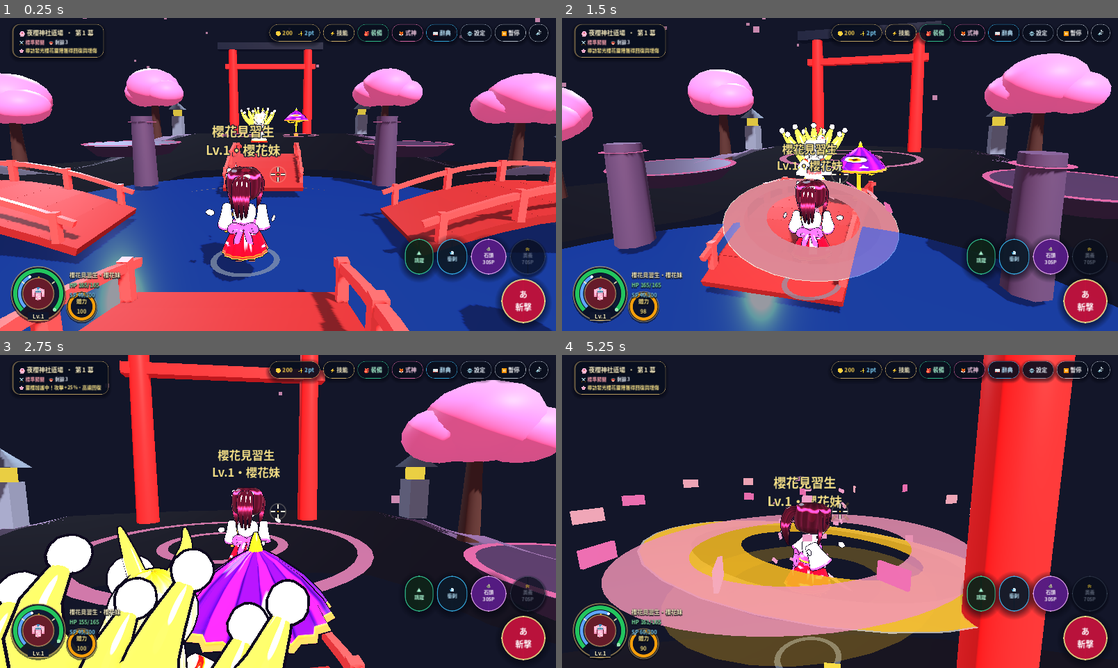
Above: before the commit, frames 1-4 (two rows, left to right).
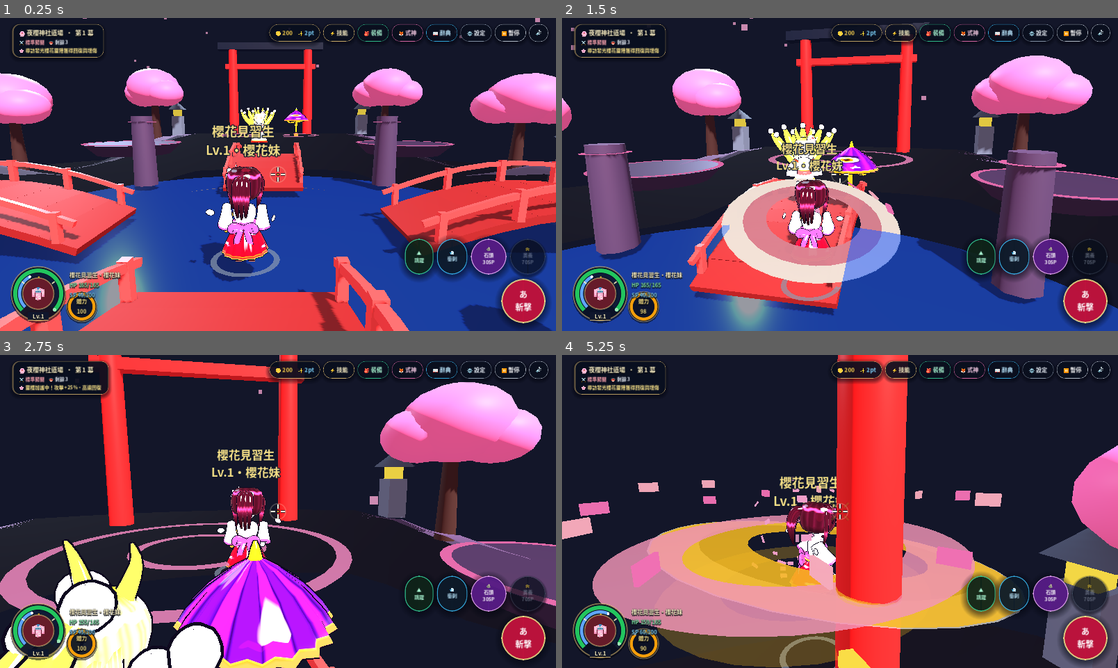
Above: after the commit, the same moments.

Repository: chensc1129/kotodama-3d-rpg
Game: Godot game, scene res://scenes/game.tscn
Same seed, same stepped clock (60 frames per second), same inputs: the game is played once before the commit and once after it. This scene is started directly instead of the project's main scene.
Inputs (mouse positions are in pixels of both pictures, inside the frame that each line leads up to):
- Up to frame 1 (0.25 s): no input
- Up to frame 2 (1.5 s): tap Enter at 0.5 s; move the mouse to (867, 174) at 0.52 s; hold J (attack) 0.53-1.28 s; hold W (move_up) from 0.53 s (still down); click (867, 174) at 0.67 s; tap Space (jump) at 0.77 s; move the mouse to (812, 174) at 1.27 s; tap Shift (sprint) at 1.35 s; click (812, 174) at 1.42 s
- Up to frame 3 (2.75 s): keep holding W (move_up); tap Space (jump) at 1.52 s; move the mouse to (289, 505) at 2.02 s; tap P at 2.1 s; click (289, 505) at 2.17 s
- Up to frame 4 (5.25 s): keep holding W (move_up); move the mouse to (834, 517) at 2.77 s; tap J (attack) at 2.85 s; click (834, 517) at 2.92 s; tap Space (jump) at 3.02, 3.77, 4.52 s; move the mouse to (878, 514) at 3.52 s; hold Shift (sprint) 3.53-4.28 s; click (878, 514) at 3.67 s; move the mouse to (795, 508) at 4.27 s; tap P at 4.35 s; click (795, 508) at 4.42 s; move the mouse to (845, 511) at 5.02 s; hold J (attack) from 5.03 s (still down); click (845, 511) at 5.17 s

The runs differ from the first frame. In frame 2, 23% of the frame differs, in the area x 0-100%, y 0-100%; in frame 3, 37%; in frame 4, 38%.

Commit message:
Fix mobile ChantOverlay vertical text collapse & landscape layout, and smooth touch orbital camera rotation

Diff:
--- a/scripts/ui/chant_overlay.gd
+++ b/scripts/ui/chant_overlay.gd
@@ -1,7 +1,7 @@
 class_name ChantOverlay
 extends Control
 ## Bullet-time Japanese vocabulary chant overlay with dramatic shrine-seal open animation,
-## word-colored elemental card border, VFX effect pill, and tactile 4-choice kana tiles.
+## word-colored elemental card border, full-width VFX effect pill, and landscape-optimized mobile 2-column layout.
 
 signal chant_completed(is_success: bool, is_typed_perfect: bool)
 signal chant_cancelled
@@ -40,17 +40,26 @@
 	_backdrop.set_anchors_and_offsets_preset(Control.PRESET_FULL_RECT)
 	add_child(_backdrop)
 
+	var outer_margin := MarginContainer.new()
+	outer_margin.set_anchors_and_offsets_preset(Control.PRESET_FULL_RECT)
+	outer_margin.add_theme_constant_override("margin_left", 24 if is_mob else 20)
+	outer_margin.add_theme_constant_override("margin_right", 24 if is_mob else 20)
+	outer_margin.add_theme_constant_override("margin_top", 16 if is_mob else 20)
+	outer_margin.add_theme_constant_override("margin_bottom", 16 if is_mob else 20)
+	add_child(outer_margin)
+
 	var center := CenterContainer.new()
-	center.set_anchors_and_offsets_preset(Control.PRESET_FULL_RECT)
-	add_child(center)
+	center.size_flags_horizontal = Control.SIZE_EXPAND_FILL
+	center.size_flags_vertical = Control.SIZE_EXPAND_FILL
+	outer_margin.add_child(center)
 
 	_panel = PanelContainer.new()
-	_panel.custom_minimum_size = Vector2(780 if is_mob else 600, 540 if is_mob else 460)
-	_panel.add_theme_stylebox_override("panel", UiStyle.make_shrine_modal("#080d1c", "#e8c474", 24, 30, 22))
+	_panel.custom_minimum_size = Vector2(960 if is_mob else 600, 0)
+	_panel.add_theme_stylebox_override("panel", UiStyle.make_shrine_modal("#080d1c", "#e8c474", 22, 24 if is_mob else 28, 18 if is_mob else 22))
 	center.add_child(_panel)
 
 	var vbox := VBoxContainer.new()
-	vbox.add_theme_constant_override("separation", 13 if is_mob else 11)
+	vbox.add_theme_constant_override("separation", 10 if is_mob else 11)
 	_panel.add_child(vbox)
 
 	# Top row: skill badge + countdown
@@ -72,114 +81,141 @@
 	var timer_pill := PanelContainer.new()
 	timer_pill.add_theme_stylebox_override("panel", UiStyle.make_pill("#271022", 0.92, "#fb7185", 0.55, 14, 5))
 	_timer_label = Label.new()
-	_timer_label.add_theme_font_size_override("font_size", 19 if is_mob else 14)
+	_timer_label.add_theme_font_size_override("font_size", 18 if is_mob else 14)
 	_timer_label.add_theme_color_override("font_color", Color.html("#fecdd3"))
 	timer_pill.add_child(_timer_label)
 	top_row.add_child(timer_pill)
 
 	# Countdown bar
 	_timer_bar = ProgressBar.new()
-	_timer_bar.custom_minimum_size = Vector2(0, 12 if is_mob else 9)
+	_timer_bar.custom_minimum_size = Vector2(0, 10 if is_mob else 9)
 	_timer_bar.max_value = 100.0
 	_timer_bar.value = 100.0
 	UiStyle.apply_bar(_timer_bar, "#f59e0b", "#0d152b", 5, "#fde68a", 0.40)
 	vbox.add_child(_timer_bar)
 
-	# Japanese Word Showcase Card (dynamically themed by word element color!)
+	# Body container: 2-Column Landscape layout on Mobile (fits easily in 720p!), stacked on Desktop
+	var body_container: BoxContainer = HBoxContainer.new() if is_mob else VBoxContainer.new()
+	body_container.add_theme_constant_override("separation", 18 if is_mob else 11)
+	vbox.add_child(body_container)
+
+	# === WORD SHOWCASE CARD ===
 	_word_card = PanelContainer.new()
-	_word_card.add_theme_stylebox_override("panel", UiStyle.make_accent_card("#0c1429", "#e8c474", true, 18, 22, 16))
-	vbox.add_child(_word_card)
+	_word_card.size_flags_horizontal = Control.SIZE_EXPAND_FILL
+	if is_mob:
+		_word_card.size_flags_stretch_ratio = 0.92
+		_word_card.size_flags_vertical = Control.SIZE_EXPAND_FILL
+	_word_card.add_theme_stylebox_override("panel", UiStyle.make_accent_card("#0c1429", "#e8c474", true, 18, 18, 14))
+	body_container.add_child(_word_card)
 
 	var word_box := VBoxContainer.new()
-	word_box.add_theme_constant_override("separation", 6)
+	word_box.alignment = BoxContainer.ALIGNMENT_CENTER
+	word_box.size_flags_horizontal = Control.SIZE_EXPAND_FILL
+	word_box.add_theme_constant_override("separation", 8 if is_mob else 6)
 	_word_card.add_child(word_box)
 
 	var prompt := Label.new()
-	prompt.text = "◆ 完成日文言靈詠唱・解放 3D 秘術特效 ◆"
+	prompt.text = "◆ 完成日文言靈詠唱・解放 3D 特效 ◆"
 	prompt.horizontal_alignment = HORIZONTAL_ALIGNMENT_CENTER
-	prompt.add_theme_font_size_override("font_size", 15 if is_mob else 12)
+	prompt.add_theme_font_size_override("font_size", 14 if is_mob else 12)
 	prompt.add_theme_color_override("font_color", Color.html("#94a3b8"))
 	word_box.add_child(prompt)
 
 	_kanji_label = Label.new()
 	_kanji_label.horizontal_alignment = HORIZONTAL_ALIGNMENT_CENTER
-	_kanji_label.add_theme_font_size_override("font_size", 54 if is_mob else 44)
+	_kanji_label.add_theme_font_size_override("font_size", 52 if is_mob else 44)
 	_kanji_label.add_theme_color_override("font_color", Color.html("#fef3c7"))
 	UiStyle.style_label_shadow(_kanji_label, 0.85, 3)
 	word_box.add_child(_kanji_label)
 
 	_meaning_label = Label.new()
 	_meaning_label.horizontal_alignment = HORIZONTAL_ALIGNMENT_CENTER
-	_meaning_label.add_theme_font_size_override("font_size", 20 if is_mob else 15)
+	_meaning_label.add_theme_font_size_override("font_size", 19 if is_mob else 15)
 	_meaning_label.add_theme_color_override("font_color", Color.html("#7dd3fc"))
 	word_box.add_child(_meaning_label)
 
-	var vfx_center := CenterContainer.new()
-	word_box.add_child(vfx_center)
-
+	# Full-width VFX Effect Pill (NEVER inside a CenterContainer so autowrap stays horizontal!)
 	_vfx_pill = PanelContainer.new()
-	_vfx_pill.add_theme_stylebox_override("panel", UiStyle.make_pill("#091022", 0.90, "#fde68a", 0.45, 16, 6))
+	_vfx_pill.size_flags_horizontal = Control.SIZE_EXPAND_FILL
+	_vfx_pill.add_theme_stylebox_override("panel", UiStyle.make_panel("#091022", 0.92, "#fde68a", 0.55, 14, 1, 14, 8, 4))
 	_vfx_label = Label.new()
+	_vfx_label.size_flags_horizontal = Control.SIZE_EXPAND_FILL
 	_vfx_label.horizontal_alignment = HORIZONTAL_ALIGNMENT_CENTER
 	_vfx_label.autowrap_mode = TextServer.AUTOWRAP_WORD_SMART
 	_vfx_label.add_theme_font_size_override("font_size", 15 if is_mob else 12)
 	_vfx_label.add_theme_color_override("font_color", Color.html("#fde68a"))
 	_vfx_pill.add_child(_vfx_label)
-	vfx_center.add_child(_vfx_pill)
-
-	# Option A: Hiragana Input (1.5x Perfect Crit)
-	var input_lbl := Label.new()
-	input_lbl.text = "✍️ 直接輸入平假名讀音（享 1.5 倍完美詠唱暴擊）："
-	input_lbl.horizontal_alignment = HORIZONTAL_ALIGNMENT_CENTER
-	input_lbl.add_theme_font_size_override("font_size", 16 if is_mob else 13)
-	input_lbl.add_theme_color_override("font_color", Color.html("#fde68a"))
-	vbox.add_child(input_lbl)
-
-	var input_row := HBoxContainer.new()
-	input_row.add_theme_constant_override("separation", 10)
-	vbox.add_child(input_row)
-
-	_input_edit = LineEdit.new()
-	_input_edit.size_flags_horizontal = Control.SIZE_EXPAND_FILL
-	_input_edit.placeholder_text = "輸入平假名，例如：いし"
-	_input_edit.custom_minimum_size = Vector2(0, 56 if is_mob else 44)
-	_input_edit.add_theme_font_size_override("font_size", 21 if is_mob else 15)
-	UiStyle.apply_line_edit(_input_edit, "#e8c474")
-	_input_edit.text_submitted.connect(func(_t: String) -> void: _submit_input())
-	input_row.add_child(_input_edit)
-
-	var cast_btn := Button.new()
-	cast_btn.focus_mode = Control.FOCUS_NONE
-	cast_btn.text = "✨ 詠唱！"
-	cast_btn.custom_minimum_size = Vector2(138 if is_mob else 104, 56 if is_mob else 44)
-	cast_btn.add_theme_font_size_override("font_size", 20 if is_mob else 15)
-	UiStyle.apply_button(cast_btn, "#d97706", "#fde68a", "#ffffff", 14, 2, 1.0)
-	cast_btn.pressed.connect(_submit_input)
-	input_row.add_child(cast_btn)
-
-	# Option B: 4-Choice Quick Buttons
+	word_box.add_child(_vfx_pill)
+
+	# === ACTION COLUMN (Choices + Hiragana Input + Cancel) ===
+	var action_col := VBoxContainer.new()
+	action_col.size_flags_horizontal = Control.SIZE_EXPAND_FILL
+	if is_mob:
+		action_col.size_flags_stretch_ratio = 1.15
+	action_col.alignment = BoxContainer.ALIGNMENT_CENTER
+	action_col.add_theme_constant_override("separation", 10)
+	body_container.add_child(action_col)
+
+	# 4-Choice Quick Buttons (put first on Mobile so thumb taps are instant & prominent!)
 	var choice_lbl := Label.new()
-	choice_lbl.text = "或直接點選正確的平假名讀音（標準威力）："
+	choice_lbl.text = "✨ 點選正確平假名讀音立即發動：" if is_mob else "或直接點選正確的平假名讀音（標準威力）："
 	choice_lbl.horizontal_alignment = HORIZONTAL_ALIGNMENT_CENTER
-	choice_lbl.add_theme_font_size_override("font_size", 15 if is_mob else 12)
-	choice_lbl.add_theme_color_override("font_color", Color.html("#94a3b8"))
-	vbox.add_child(choice_lbl)
+	choice_lbl.add_theme_font_size_override("font_size", 16 if is_mob else 12)
+	choice_lbl.add_theme_color_override("font_color", Color.html("#fde68a" if is_mob else "#94a3b8"))
 
 	_choices_grid = GridContainer.new()
 	_choices_grid.columns = 2
 	_choices_grid.add_theme_constant_override("h_separation", 12)
 	_choices_grid.add_theme_constant_override("v_separation", 12)
-	vbox.add_child(_choices_grid)
-
-	# Cancel
+
+	# Hiragana Input (1.5x Perfect Crit)
+	var input_lbl := Label.new()
+	input_lbl.text = "✍️ 輸入平假名（享 1.5 倍完美暴擊）："
+	input_lbl.horizontal_alignment = HORIZONTAL_ALIGNMENT_CENTER
+	input_lbl.add_theme_font_size_override("font_size", 14 if is_mob else 13)
+	input_lbl.add_theme_color_override("font_color", Color.html("#94a3b8" if is_mob else "#fde68a"))
+
+	var input_row := HBoxContainer.new()
+	input_row.add_theme_constant_override("separation", 10)
+
+	_input_edit = LineEdit.new()
+	_input_edit.size_flags_horizontal = Control.SIZE_EXPAND_FILL
+	_input_edit.placeholder_text = "輸入平假名，例如：いし"
+	_input_edit.custom_minimum_size = Vector2(0, 48 if is_mob else 44)
+	_input_edit.add_theme_font_size_override("font_size", 19 if is_mob else 15)
+	UiStyle.apply_line_edit(_input_edit, "#e8c474")
+	_input_edit.text_submitted.connect(func(_t: String) -> void: _submit_input())
+	input_row.add_child(_input_edit)
+
+	var cast_btn := Button.new()
+	cast_btn.focus_mode = Control.FOCUS_NONE
+	cast_btn.text = "✨ 詠唱！"
+	cast_btn.custom_minimum_size = Vector2(124 if is_mob else 104, 48 if is_mob else 44)
+	cast_btn.add_theme_font_size_override("font_size", 18 if is_mob else 15)
+	UiStyle.apply_button(cast_btn, "#d97706", "#fde68a", "#ffffff", 14, 2, 1.0)
+	cast_btn.pressed.connect(_submit_input)
+	input_row.add_child(cast_btn)
+
+	if is_mob:
+		action_col.add_child(choice_lbl)
+		action_col.add_child(_choices_grid)
+		action_col.add_child(input_lbl)
+		action_col.add_child(input_row)
+	else:
+		action_col.add_child(input_lbl)
+		action_col.add_child(input_row)
+		action_col.add_child(choice_lbl)
+		action_col.add_child(_choices_grid)
+
+	# Cancel button
 	var cancel_btn := Button.new()
 	cancel_btn.focus_mode = Control.FOCUS_NONE
 	cancel_btn.text = "取消詠唱（不消耗 SP）"
 	cancel_btn.flat = true
-	cancel_btn.add_theme_font_size_override("font_size", 17 if is_mob else 13)
+	cancel_btn.add_theme_font_size_override("font_size", 16 if is_mob else 13)
 	cancel_btn.add_theme_color_override("font_color", Color.html("#94a3b8"))
 	cancel_btn.pressed.connect(_cancel)
-	vbox.add_child(cancel_btn)
+	action_col.add_child(cancel_btn)
 
 
 func open_chant(skill_type: String, word: Dictionary, max_time: float) -> void:
@@ -188,6 +224,7 @@
 	_remaining = max_time
 	_active = true
 
+	var is_mob := UiStyle.is_mobile_device()
 	var accent_hex: String = String(word.get("color", "#e8c474"))
 	var char_cfg: Dictionary = GameData.get_character(GameState.player["char_id"])
 	if skill_type == "ult":
@@ -195,9 +232,9 @@
 	else:
 		_skill_badge.text = "%s %s・%s" % [char_cfg["sig_icon"], char_cfg["sig_key"], char_cfg["sig_name"]]
 
-	_panel.add_theme_stylebox_override("panel", UiStyle.make_shrine_modal("#080d1c", accent_hex, 24, 30, 22))
-	_word_card.add_theme_stylebox_override("panel", UiStyle.make_accent_card("#0c1429", accent_hex, true, 18, 22, 16))
-	_vfx_pill.add_theme_stylebox_override("panel", UiStyle.make_pill("#091022", 0.92, accent_hex, 0.65, 16, 6))
+	_panel.add_theme_stylebox_override("panel", UiStyle.make_shrine_modal("#080d1c", accent_hex, 22, 24 if is_mob else 28, 18 if is_mob else 22))
+	_word_card.add_theme_stylebox_override("panel", UiStyle.make_accent_card("#0c1429", accent_hex, true, 18, 18, 14))
+	_vfx_pill.add_theme_stylebox_override("panel", UiStyle.make_panel("#091022", 0.92, accent_hex, 0.65, 14, 1, 14, 8, 4))
 
 	_kanji_label.text = String(word.get("kanji", ""))
 	_meaning_label.text = "中文意思：%s" % String(word.get("mean", ""))
@@ -205,7 +242,7 @@
 	var w_vfx: String = String(word.get("vfx_label", "言霊爆發"))
 	var w_eff: String = String(word.get("effect_desc", ""))
 	var w_col := Color.html(accent_hex).lerp(Color.WHITE, 0.25)
-	_vfx_label.text = "%s 特效【%s】｜%s" % [w_icon, w_vfx, w_eff]
+	_vfx_label.text = "%s 【%s】\n%s" % [w_icon, w_vfx, w_eff]
 	_vfx_label.add_theme_color_override("font_color", w_col)
 	_input_edit.text = ""
 	_update_timer_ui()
@@ -218,7 +255,6 @@
 		options.append(d)
 	options.shuffle()
 
-	var is_mob := UiStyle.is_mobile_device()
 	var idx_tags := ["①", "②", "③", "④"]
 	for i in range(options.size()):
 		var kana: String = String(options[i])
@@ -226,8 +262,8 @@
 		btn.focus_mode = Control.FOCUS_NONE
 		btn.text = "%s  %s" % [idx_tags[i], kana]
 		btn.size_flags_horizontal = Control.SIZE_EXPAND_FILL
-		btn.custom_minimum_size = Vector2(0, 72 if is_mob else 50)
-		btn.add_theme_font_size_override("font_size", 25 if is_mob else 18)
+		btn.custom_minimum_size = Vector2(0, 66 if is_mob else 50)
+		btn.add_theme_font_size_override("font_size", 24 if is_mob else 18)
 		UiStyle.apply_button(btn, "#121d38", accent_hex, "#fef3c7", 15, 1, 0.96)
 		var picked: String = kana
 		btn.pressed.connect(func() -> void:
--- a/scripts/ui/virtual_joystick.gd
+++ b/scripts/ui/virtual_joystick.gd
@@ -56,9 +56,12 @@
 	elif event is InputEventScreenTouch:
 		var st := event as InputEventScreenTouch
 		if st.pressed and _touch_index == -1:
-			_touch_index = st.index
-			_update_from_local(st.position)
-			accept_event()
+			var center := size * 0.5
+			var hit_r := minf(size.x, size.y) * 0.52
+			if st.position.distance_to(center) <= hit_r:
+				_touch_index = st.index
+				_update_from_local(st.position)
+				accept_event()
 		elif not st.pressed and st.index == _touch_index:
 			_reset()
 			accept_event()
@@ -78,6 +81,13 @@
 		var st := event as InputEventScreenTouch
 		if st.index == _touch_index and not st.pressed:
 			_reset()
+			get_viewport().set_input_as_handled()
+	elif _touch_index != -1 and event is InputEventScreenDrag:
+		var sd := event as InputEventScreenDrag
+		if sd.index == _touch_index:
+			var local_pos := get_global_transform_with_canvas().affine_inverse() * sd.position
+			_update_from_local(local_pos)
+			get_viewport().set_input_as_handled()
 
 
 func _update_from_local(local_pos: Vector2) -> void:
--- a/scripts/world/camera_rig.gd
+++ b/scripts/world/camera_rig.gd
@@ -1,7 +1,8 @@
 class_name CameraRig
 extends Node3D
-## Genshin-style third-person over-the-shoulder orbital camera with pointer-lock free-look,
-## right-shoulder framing offset, smooth follow, trauma shake, and impact FOV punch.
+## Buttery-smooth Genshin-style third-person over-the-shoulder orbital camera.
+## Uses frame-rate-independent exponential smoothing in spherical coordinates (yaw/pitch)
+## around a smoothly followed pivot so touch & mouse rotation never stutters or rubber-bands.
 
 @export var target: Node3D
 @export var camera: Camera3D
@@ -12,25 +13,29 @@
 var shoulder_offset: float = 0.85
 var look_height: float = 1.92
 
+var _target_yaw: float = 0.0
+var _target_pitch: float = 0.22
+var _target_dist: float = 7.4
+var _follow_pos: Vector3 = Vector3(0.0, 0.0, 4.0)
+
 var _is_dragging: bool = false
 var _drag_touch_index: int = -1
-var _last_pos: Vector2 = Vector2.ZERO
 
 var _trauma: float = 0.0
 var _shake_time: float = 0.0
-var _base_pos: Vector3 = Vector3(0.85, 3.6, 11.2)
-var _base_look: Vector3 = Vector3(0.85, 1.92, 4.0)
 var _initialized: bool = false
 var _base_fov: float = 56.0
 var _fov_offset: float = 0.0
 
 
 func _ready() -> void:
+	_target_yaw = cam_yaw
+	_target_pitch = cam_pitch
+	_target_dist = cam_dist
 	if camera == null:
 		camera = get_node_or_null("Camera3D") as Camera3D
 	if camera != null:
 		camera.fov = _base_fov
-		_base_pos = camera.global_position
 
 
 func add_trauma(amount: float) -> void:
@@ -46,90 +51,113 @@
 	return atan2(-sin(cam_yaw), -cos(cam_yaw))
 
 
+func _input(event: InputEvent) -> void:
+	# ALWAYS clear our touch/mouse drag lock on release even if the finger lifts over a UI widget!
+	if event is InputEventScreenTouch:
+		var st := event as InputEventScreenTouch
+		if not st.pressed and st.index == _drag_touch_index:
+			_drag_touch_index = -1
+	elif event is InputEventMouseButton:
+		var mb := event as InputEventMouseButton
+		if mb.button_index == MOUSE_BUTTON_RIGHT and not mb.pressed:
+			_is_dragging = false
+
+
 func _unhandled_input(event: InputEvent) -> void:
 	var is_captured := (Input.mouse_mode == Input.MOUSE_MODE_CAPTURED)
+	var sens: float = GameState.mouse_sens_mult
+
 	if event is InputEventMouseButton:
 		var mb := event as InputEventMouseButton
 		if mb.button_index == MOUSE_BUTTON_WHEEL_UP and mb.pressed:
-			cam_dist = clampf(cam_dist - 0.75, 4.2, 13.5)
+			_target_dist = clampf(_target_dist - 0.75, 4.2, 13.5)
 		elif mb.button_index == MOUSE_BUTTON_WHEEL_DOWN and mb.pressed:
-			cam_dist = clampf(cam_dist + 0.75, 4.2, 13.5)
+			_target_dist = clampf(_target_dist + 0.75, 4.2, 13.5)
 		elif not is_captured and mb.button_index == MOUSE_BUTTON_RIGHT:
 			_is_dragging = mb.pressed
-			_last_pos = mb.position
 	elif event is InputEventMouseMotion:
 		var mm := event as InputEventMouseMotion
-		var sens: float = GameState.mouse_sens_mult
 		if is_captured:
-			cam_yaw -= mm.relative.x * 0.0040 * sens
-			cam_pitch = clampf(cam_pitch + mm.relative.y * 0.0034 * sens, -0.14, 0.95)
+			var rel := mm.relative.clamp(Vector2(-120.0, -120.0), Vector2(120.0, 120.0))
+			_target_yaw -= rel.x * 0.0040 * sens
+			_target_pitch = clampf(_target_pitch + rel.y * 0.0034 * sens, -0.14, 0.95)
 		elif _is_dragging:
-			cam_yaw -= mm.relative.x * 0.0068 * sens
-			cam_pitch = clampf(cam_pitch + mm.relative.y * 0.0058 * sens, -0.14, 0.95)
+			var rel := mm.relative.clamp(Vector2(-120.0, -120.0), Vector2(120.0, 120.0))
+			_target_yaw -= rel.x * 0.0065 * sens
+			_target_pitch = clampf(_target_pitch + rel.y * 0.0055 * sens, -0.14, 0.95)
 	elif event is InputEventScreenTouch:
 		var st := event as InputEventScreenTouch
 		if st.pressed and _drag_touch_index == -1:
 			_drag_touch_index = st.index
-			_last_pos = st.position
 		elif not st.pressed and st.index == _drag_touch_index:
 			_drag_touch_index = -1
 	elif event is InputEventScreenDrag:
 		var sd := event as InputEventScreenDrag
+		# Auto-adopt unhandled drag immediately so swiping never misses frame 1!
+		if _drag_touch_index == -1:
+			_drag_touch_index = sd.index
 		if sd.index == _drag_touch_index:
-			cam_yaw -= sd.relative.x * 0.0075
-			cam_pitch = clampf(cam_pitch + sd.relative.y * 0.0065, -0.10, 0.95)
+			# Clamp browser touch-coalescing spikes for silky smooth Android/iOS camera turns
+			var rel := sd.relative.clamp(Vector2(-95.0, -95.0), Vector2(95.0, 95.0))
+			_target_yaw -= rel.x * 0.0056 * sens
+			_target_pitch = clampf(_target_pitch + rel.y * 0.0044 * sens, -0.10, 0.95)
 
 
 func _process(delta: float) -> void:
 	if camera == null or target == null:
 		return
+	var dt := minf(0.05, delta)
 	var tp := target.global_position
 
-	# Over-the-shoulder basis vectors on XZ plane
+	if not _initialized:
+		_initialized = true
+		_follow_pos = tp
+		cam_yaw = _target_yaw
+		cam_pitch = _target_pitch
+		cam_dist = _target_dist
+	else:
+		# Frame-rate-independent exponential damping: silky smooth rotation with ZERO rubber-band chord lag!
+		var ang_w := 1.0 - exp(-26.0 * dt)
+		var pos_w := 1.0 - exp(-18.0 * dt)
+		var dist_w := 1.0 - exp(-14.0 * dt)
+		cam_yaw = lerpf(cam_yaw, _target_yaw, ang_w)
+		cam_pitch = lerpf(cam_pitch, _target_pitch, ang_w)
+		cam_dist = lerpf(cam_dist, _target_dist, dist_w)
+		_follow_pos = _follow_pos.lerp(tp, pos_w)
+
+	# Compute camera directly on exact orbital sphere around smoothly-followed hero pivot
 	var back_xz := Vector3(sin(cam_yaw), 0.0, cos(cam_yaw))
 	var right_xz := Vector3(cos(cam_yaw), 0.0, -sin(cam_yaw))
 	var fwd_xz := -back_xz
 
-	# Slightly tighter shoulder offset as camera zooms in, framing hero to left of center crosshair
 	var shoulder_scale := clampf(cam_dist / 7.4, 0.65, 1.15)
-	var pivot := Vector3(tp.x, tp.y + look_height, tp.z) + right_xz * (shoulder_offset * shoulder_scale)
+	var pivot := Vector3(_follow_pos.x, _follow_pos.y + look_height, _follow_pos.z) + right_xz * (shoulder_offset * shoulder_scale)
 
-	var desired_pos := pivot + (back_xz * cos(cam_pitch) + Vector3.UP * sin(cam_pitch)) * cam_dist
-	# Keep camera cleanly above the arena floor when pitching upward at tall Bosses
-	desired_pos.y = maxf(desired_pos.y, tp.y + 0.92)
-	var desired_look := pivot + fwd_xz * 2.2
-
-	if not _initialized:
-		_initialized = true
-		_base_pos = desired_pos
-		_base_look = desired_look
-	else:
-		var pos_w := clampf(delta * 13.5, 0.0, 1.0)
-		var look_w := clampf(delta * 16.0, 0.0, 1.0)
-		_base_pos = _base_pos.lerp(desired_pos, pos_w)
-		_base_look = _base_look.lerp(desired_look, look_w)
+	var cam_pos := pivot + (back_xz * cos(cam_pitch) + Vector3.UP * sin(cam_pitch)) * cam_dist
+	cam_pos.y = maxf(cam_pos.y, _follow_pos.y + 0.92)
+	var look_pos := pivot + fwd_xz * 2.2
 
 	# Trauma-based damped high-frequency camera shake (runs crisply even during hitstop!)
 	var shake_offset := Vector3.ZERO
 	var roll_offset := 0.0
 	if _trauma > 0.001:
-		_shake_time += delta * 58.0
+		_shake_time += dt * 58.0
 		var shake := _trauma * _trauma
 		var sx := sin(_shake_time * 1.7 + 0.3) * 0.55 + cos(_shake_time * 3.1) * 0.45
 		var sy := cos(_shake_time * 2.3 + 1.1) * 0.55 + sin(_shake_time * 3.7) * 0.45
 		var sz := sin(_shake_time * 2.9 + 2.4) * 0.45
 		shake_offset = Vector3(sx, sy, sz) * shake * 0.56
 		roll_offset = sin(_shake_time * 2.1) * shake * 0.036
-		_trauma = maxf(0.0, _trauma - delta * 2.75)
+		_trauma = maxf(0.0, _trauma - dt * 2.75)
 
-	camera.global_position = _base_pos + shake_offset
-	camera.look_at(_base_look + shake_offset * 0.28, Vector3.UP)
+	camera.global_position = cam_pos + shake_offset
+	camera.look_at(look_pos + shake_offset * 0.28, Vector3.UP)
 	if absf(roll_offset) > 0.0001:
 		camera.rotate_object_local(Vector3.FORWARD, roll_offset)
 
 	# Dynamic impact FOV punch spring
 	if absf(_fov_offset) > 0.01:
-		_fov_offset = lerpf(_fov_offset, 0.0, clampf(delta * 10.5, 0.0, 1.0))
+		_fov_offset = lerpf(_fov_offset, 0.0, 1.0 - exp(-12.0 * dt))
 	else:
 		_fov_offset = 0.0
 	camera.fov = _base_fov + _fov_offset
